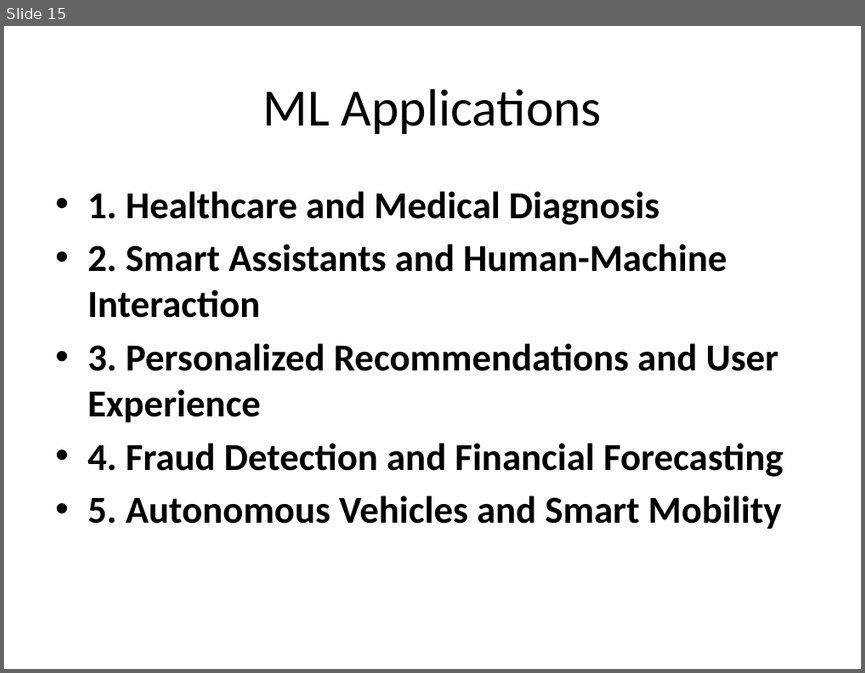
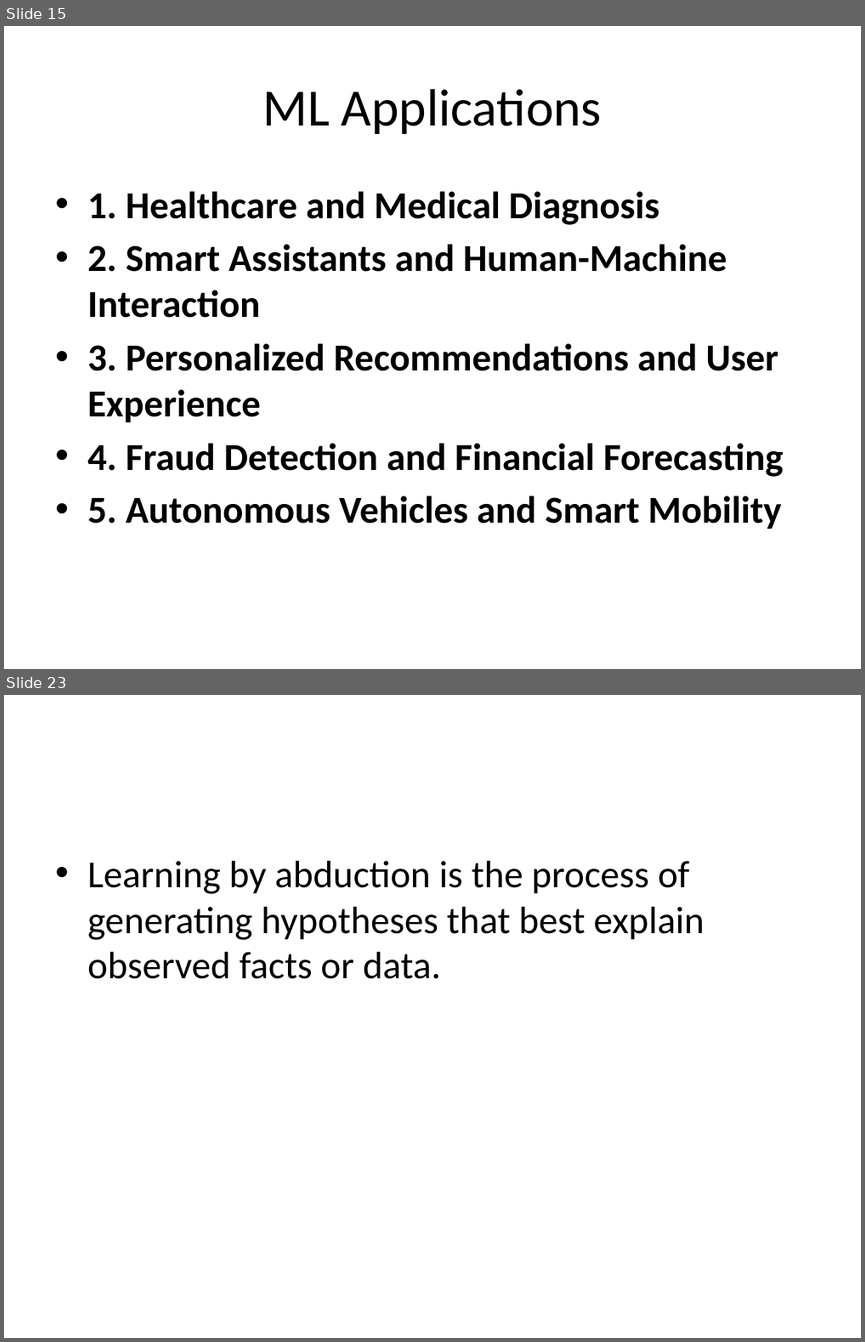
Before and after one commit to devipriyak/2025_VI_sem_CSE_B_LBRCE, a slide deck: Evolution of ML.pptx. Shown one above the other, each under a label of ours: slide 15 before the commit, slides 15 and 23 after it; the slides between them are not shown. The pictures are 865x673 and 865x1342 pixels, drawn with LibreOffice and Linux fonts; fonts in the diff are those of the drawing. Boxes give left, top, right and bottom in pixels: in the first picture for what was removed or moved away, otherwise in the second. Text is boxed around its words. In the diff, an @@ line names an element or a change of style, - is before the commit and + after.

```diff
--- a/Evolution of ML.pptx
+++ b/Evolution of ML.pptx
@@ slide 23 added at (x1=4, y1=695, x2=861, y2=1338), background #FFFFFF @@
@@ text added at (x1=87, y1=861, x2=704, y2=979), 32 pt, text #000000 @@
+• Learning by abduction is the process of generating hypotheses that best explain observed facts or data.
```
Also in this commit, not shown: 15 other slides added.
